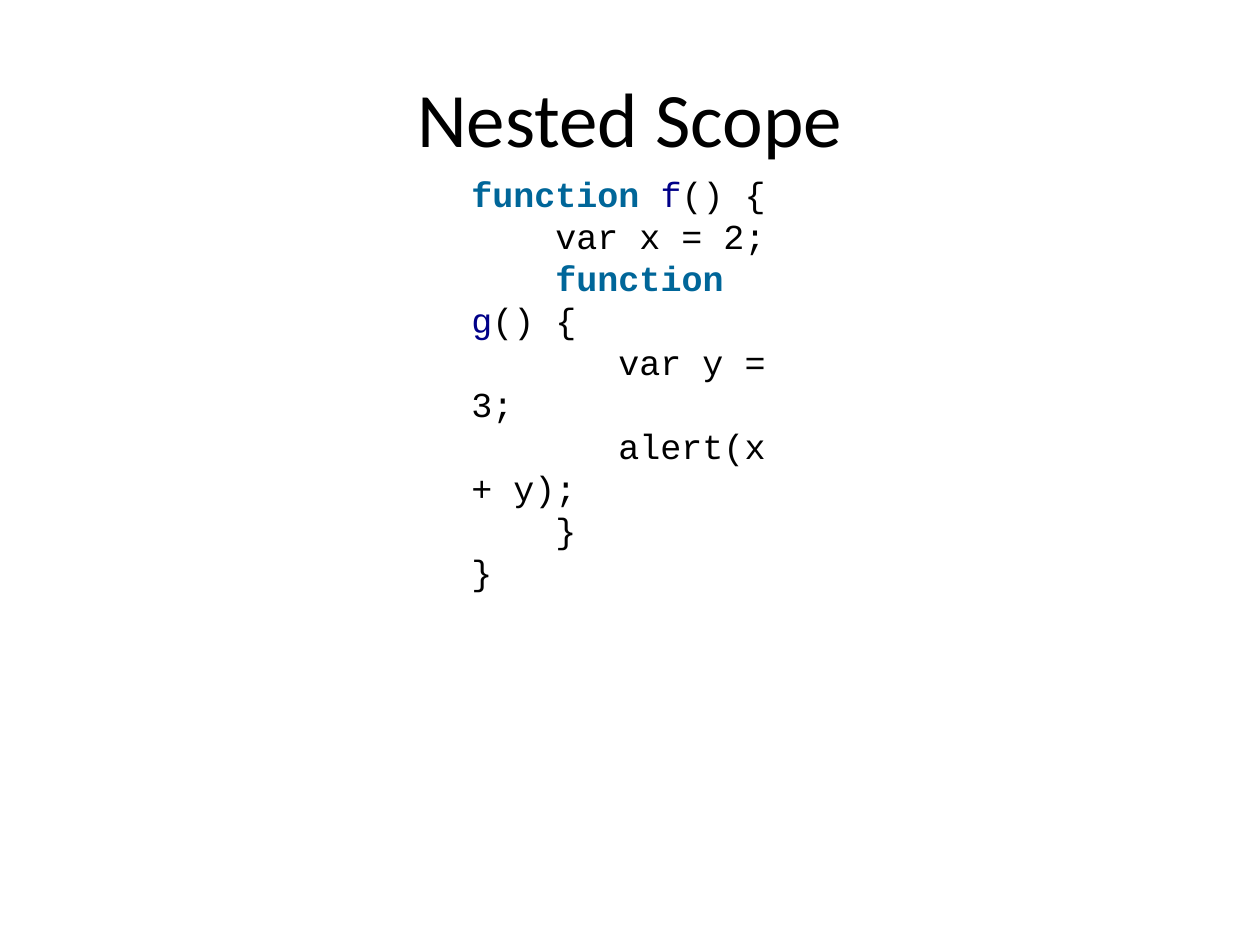
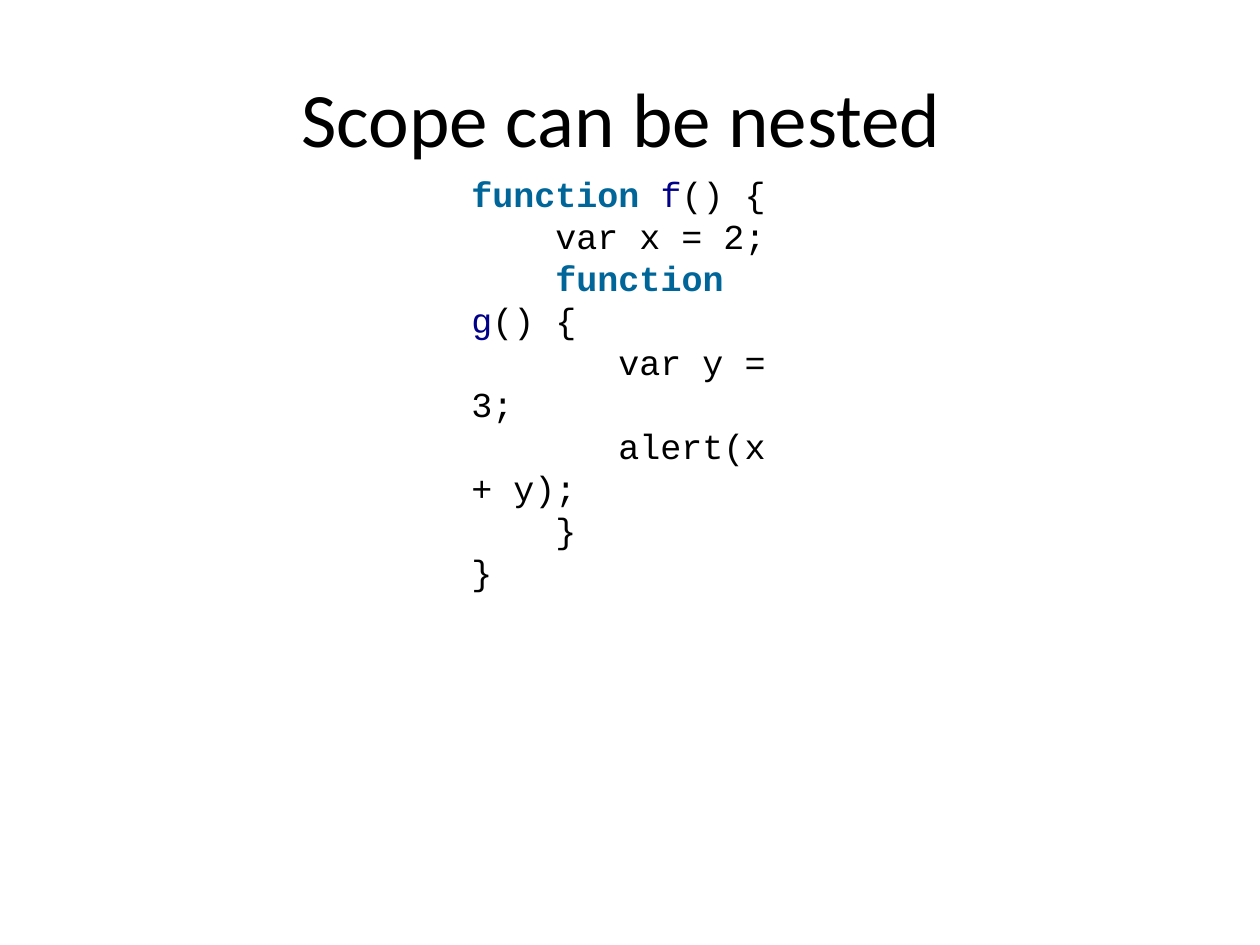
Before and after one commit to dzmitry-varabei/front-end-course, a slide deck: slide 15 of lecture-3-recap-scope/scope.pptx (slide 14 before the commit). Drawn at 1260x945 pixels with LibreOffice and Linux fonts; fonts in the diff are those of the drawing. Boxes give left, top, right and bottom in pixels: in the first picture for what was removed or moved away, otherwise in the second. Text is boxed around its words. In the diff, an @@ line names an element or a change of style, - is before the commit and + after.

Commit message:
update

```diff
--- a/lecture-3-recap-scope/scope.pptx
+++ b/lecture-3-recap-scope/scope.pptx
@@ title at box(302, 93, 940, 160): text changed @@
-Nested Scope
+Scope can be nested
```
Also in this commit, not shown: 1 other slide changed, 1 slide added.
